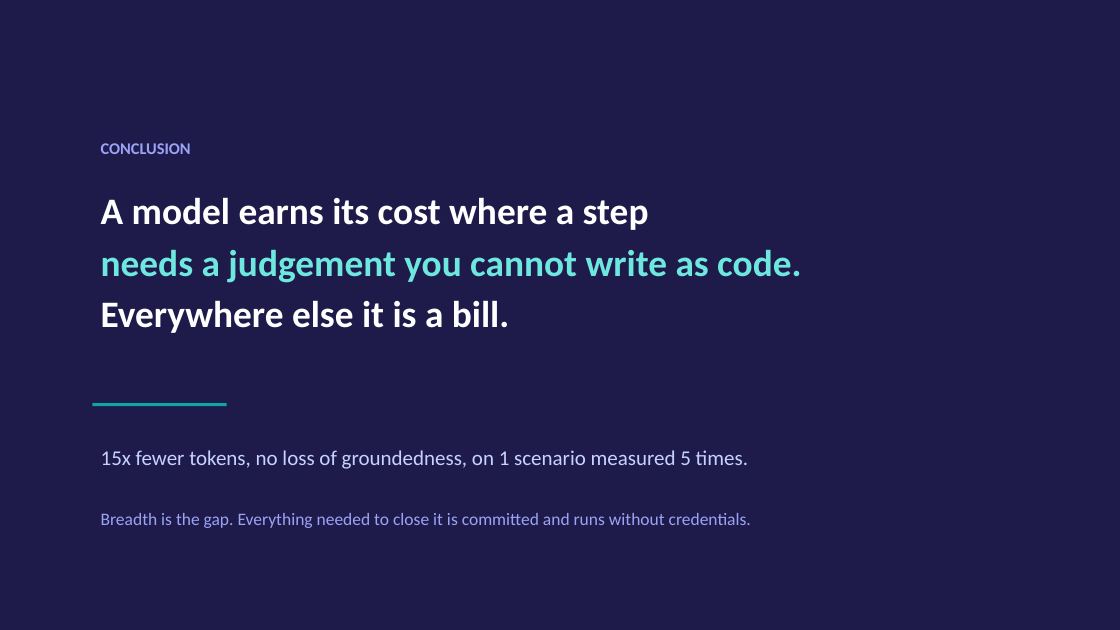
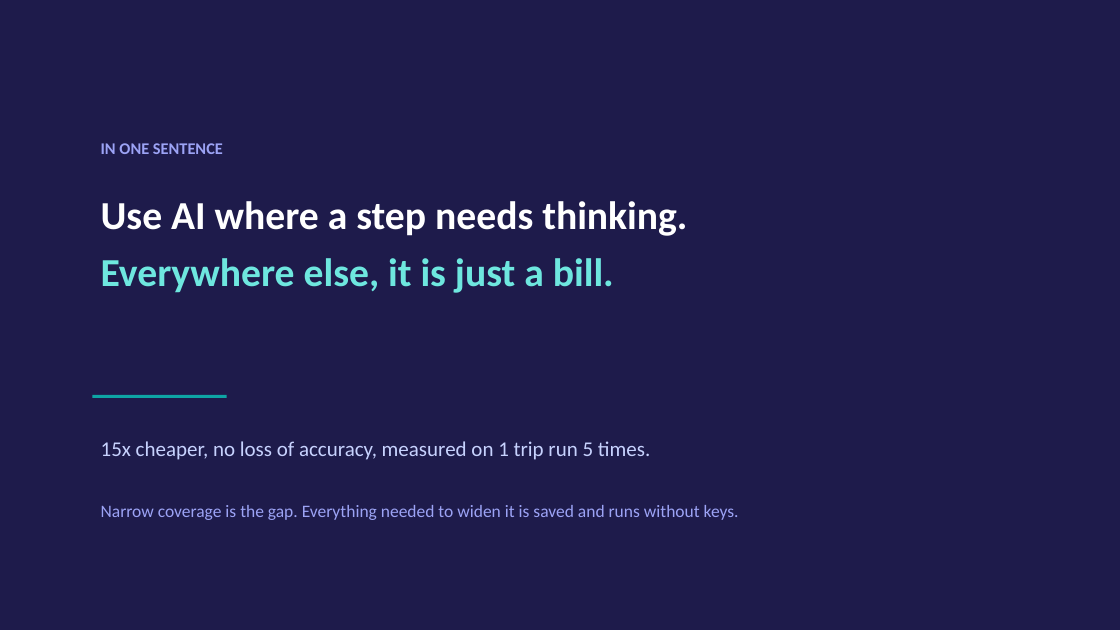
Before and after one commit to sherali143/Trip-Planner, a slide deck: slide 17 of submission/CMP7200_Viva_Presentation.pptx (slide 15 before the commit). Drawn at 1120x630 pixels with LibreOffice and Linux fonts; fonts in the diff are those of the drawing. Boxes give left, top, right and bottom in pixels: in the first picture for what was removed or moved away, otherwise in the second. Text is boxed around its words. In the diff, an @@ line names an element or a change of style, - is before the commit and + after.

```diff
--- a/submission/CMP7200_Viva_Presentation.pptx
+++ b/submission/CMP7200_Viva_Presentation.pptx
@@ text at (x1=101, y1=143, x2=223, y2=154): text changed @@
-CONCLUSION
+IN ONE SENTENCE
@@ text at (x1=101, y1=201, x2=687, y2=293): text changed; size 32 to 34 pt @@
-A model earns its cost where a step
-needs a judgement you cannot write as code.
-Everywhere else it is a bill.
+Use AI where a step needs thinking.
+Everywhere else, it is just a bill.
@@ rectangle moved from (x1=92, y1=403, x2=227, y2=407) to (x1=92, y1=395, x2=227, y2=398) @@
@@ text at (x1=101, y1=441, x2=739, y2=520): text changed @@
-15x fewer tokens, no loss of groundedness, on 1 scenario measured 5 times.
-Breadth is the gap. Everything needed to close it is committed and runs without credentials.
+15x cheaper, no loss of accuracy, measured on 1 trip run 5 times.
+Narrow coverage is the gap. Everything needed to widen it is saved and runs without keys.
```
Also in this commit, not shown: 12 other slides changed, 4 slides added, 2 slides removed, 3 other files.
